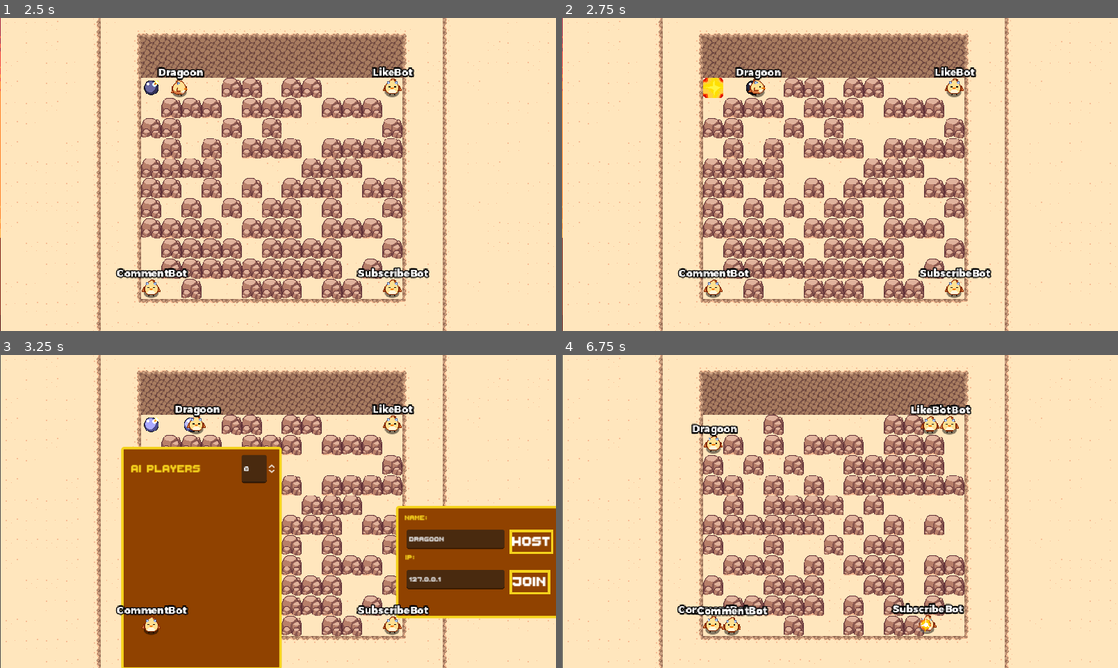
Above: before the commit, frames 1-4 (two rows, left to right).
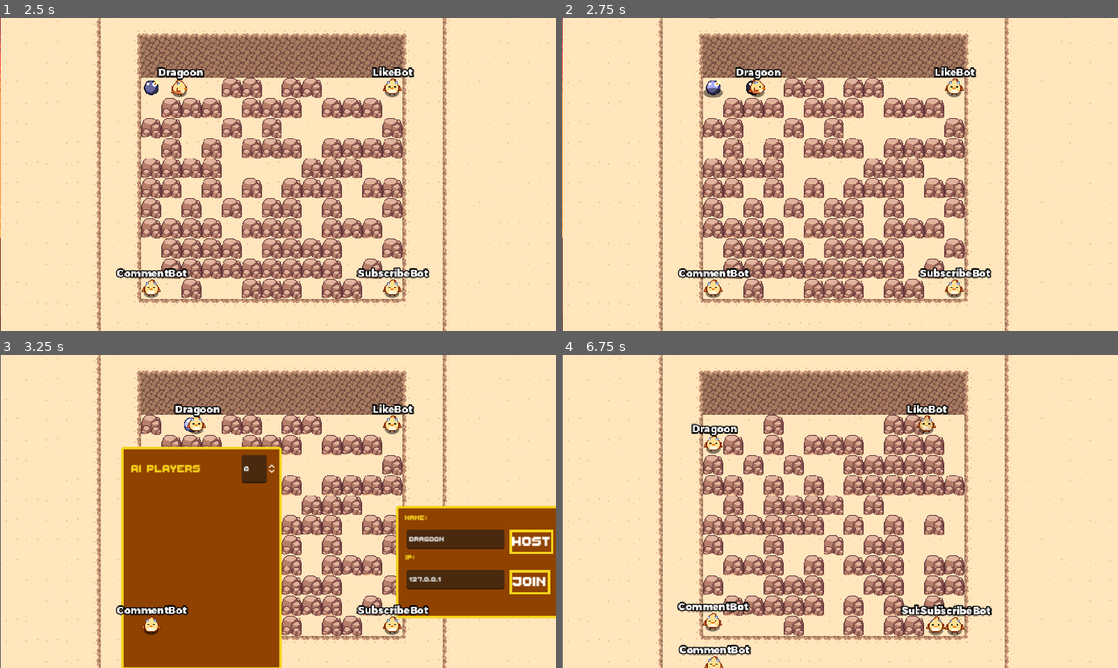
Above: after the commit, the same moments.

Repository: Dragoon-Project-Squad/bomberbird
Game: Godot game, scene res://scenes/main_menu.tscn
The game is run twice, just before and just after one commit, with the same random seed, the same clock (stepped at 60 frames per second) and the same inputs. Sound files missing from this copy of the repository are replaced by a short silence.
Inputs:
- Up to frame 1 (2.5 s): click "Single Player" at 0.5 s; click "Single Player" at 1.25 s; tap Enter at 2 s; hold D (move_right) from 2.03 s (still down); hold Space (set_bomb) from 2.03 s (still down)
- Up to frame 2 (2.75 s): keep holding D (move_right); keep holding Space (set_bomb)
- Up to frame 3 (3.25 s): release D (move_right) at 2.75 s; release Space (set_bomb) at 2.75 s; click "Multiplayer" at 2.75 s
- Up to frame 4 (6.75 s): click "Host" at 3.5 s; click "READY!" at 4.25 s; click "START!" at 5 s; hold S (move_down) 5.78-6.53 s; tap Space (set_bomb) at 5.85 s; hold D (move_right) from 6.53 s (still down); hold Space (set_bomb) from 6.53 s (still down)

Frame 1 is identical in both runs. In frame 2, 0.2% of the frame differs, in the area x 25-29%, y 0-26%; in frame 3, 0.2%; in frame 4, 2.9%, in the area x 20-78%, y 15-100%.

Commit message:
Implemented timers to control closing borders for long games

Diff:
--- a/scripts/timers/restriction_timer.gd
+++ b/scripts/timers/restriction_timer.gd
@@ -50,7 +50,7 @@
 
 func _on_timeout() -> void:
 	var world = get_tree().get_root().get_node("World")
-	var wall_spawner = world.get_node("WallSpawner")
+	var unbreakable_spawner = world.get_node("UnbreakableSpawner")
 	var floor = world.get_node("Floor")
-	wall_spawner.spawn(floor.map_to_local(Vector2(targetTiles[currentTileIndex].x + 1, targetTiles[currentTileIndex].y + world.map_offset + 1)))
+	unbreakable_spawner.spawn(floor.map_to_local(Vector2(targetTiles[currentTileIndex].x + 1, targetTiles[currentTileIndex].y + world.map_offset + 1)))
 	currentTileIndex += 1
